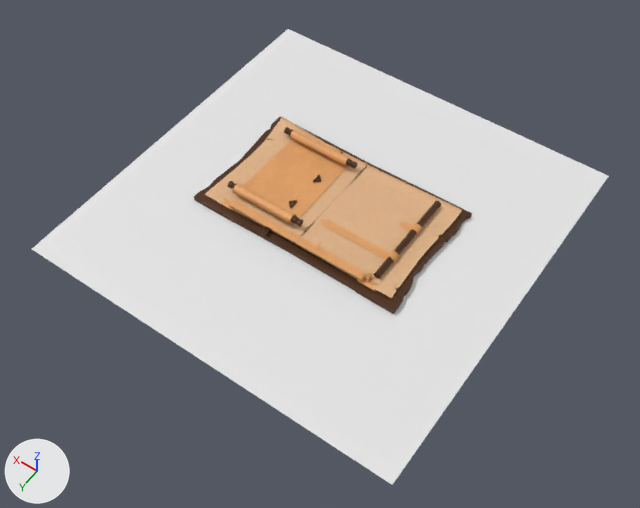
Renders of the Blender file src/img/buttons_64.blend from each side of a commit.
One viewpoint serves both versions: a camera (50 mm lens) standing at (-7.97, 11.56, 16.28) and looking at (-0.35, 0.9, -0.48). The axes (+X, +Y, +Z) are drawn at lower left. The lights are the same throughout.

The older version as bpy lines, for what is in view:
```python
ob_arrow_001 = bpy.data.objects.new('Arrow.001', me_cube_015)
ob_arrow_001.location = (0.71, 1.5, 0.24)
ob_arrow_001.scale = (0.258, 0.258, 0.258)
ob_arrow_002 = bpy.data.objects.new('Arrow.002', me_cube_016)
ob_arrow_002.location = (0.73, 0.5, 0.24)
ob_arrow_002.scale = (0.258, 0.258, 0.258)
ob_arrow_003 = bpy.data.objects.new('Arrow.003', me_cube_017)
ob_arrow_003.location = (0.73, -0.5, 0.24)
ob_arrow_003.scale = (0.258, 0.258, 0.258)
ob_catchshadow = bpy.data.objects.new('CatchShadow', me_plane_005)
ob_catchshadow.location = (0.0, 0.0, 0.0)
ob_flagstick = bpy.data.objects.new('FlagStick', me_cylinder_002)
ob_flagstick.location = (-2.11, -0.39, 0.3)
ob_flagstick.rotation_euler = (1.571, -2.834, -6.283)  # degrees (90, -162, -360)
ob_flagstick.scale = (0.794, 0.794, 1.07)
ob_paper = bpy.data.objects.new('Paper', me_plane)
ob_paper.location = (0.0, 0.0, 0.0)
ob_paper_001 = bpy.data.objects.new('Paper.001', me_plane_002)
ob_paper_001.location = (1.35, 1.05, 0.0)
ob_paper_001.rotation_euler = (0.0, 0.0, -1.571)  # degrees (0, 0, -90)
ob_paper_004 = bpy.data.objects.new('Paper.004', me_plane_006)
ob_paper_004.location = (0.0, 1.37, 0.34)
ob_paper_004.rotation_euler = (0.0, 0.0, -1.571)  # degrees (0, 0, -90)
ob_wood = bpy.data.objects.new('Wood', me_cube_014)
ob_wood.location = (0.0, 0.0, 0.09)
```
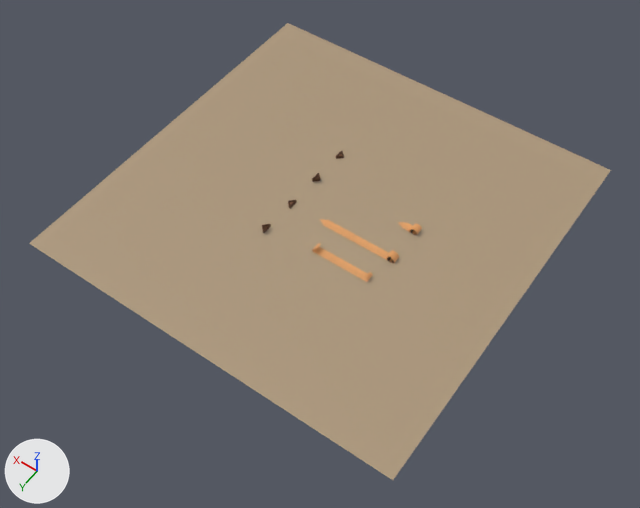
Changed parts and their boxes [x1, y1, x2, y2] in the pictures (640 x 508 px):
'CatchShadow.002', added (beige): after [29, 23, 611, 480]
'CatchShadow', hidden: before [32, 29, 608, 485]
'Paper', hidden: before [205, 117, 462, 298]
'Paper.001', hidden: before [233, 130, 351, 224]
'Wood', hidden: before [194, 117, 472, 314]
'Paper.004', hidden: before [218, 197, 379, 291]
'FlagStick', hidden: before [374, 201, 441, 279]
'Cylinder.001', hidden: before [227, 181, 303, 227]
'Cylinder', hidden: before [284, 127, 358, 169]
'Arrow.001', moved: before [263, 227, 271, 236]; after [262, 224, 271, 233]
'Arrow.003', moved: before [313, 175, 321, 183]; after [312, 173, 320, 182]
'Arrow.002', moved: before [289, 200, 297, 208]; after [288, 200, 297, 209]

The change, as a list of edits to the scene's bpy script:
```text
Add mat_material:
    mat_material = principled_material('Material')
    mat_material.base_color = (0.651, 0.468, 0.258)  # beige #d3b68b
    mat_material.alpha = 0.6
Change me_plane_005:
    where me_plane_005.from_pydata(...)  # 4 vertices, 1 face; spans x -5.0..5.0, y -5.0..5.0, z 0.0
    add me_plane_005.materials.append(mat_material)  # beige #d3b68b
Change ob_paper:
    add ob_paper.hide_set(True)  # its collection is switched off
Change ob_wood:
    add ob_wood.hide_set(True)  # its collection is switched off
Change ob_flagstick:
    add ob_flagstick.hide_set(True)  # its collection is switched off
Change ob_paper_004:
    add ob_paper_004.hide_set(True)  # its collection is switched off
Change ob_catchshadow:
    add ob_catchshadow.hide_set(True)  # its collection is switched off
Change ob_paper_001:
    add ob_paper_001.hide_set(True)  # its collection is switched off
Change ob_cylinder:
    add ob_cylinder.hide_set(True)  # its collection is switched off
Change ob_cylinder_001:
    add ob_cylinder_001.hide_set(True)  # its collection is switched off
Change ob_arrow_001:
    ob_arrow_001.location: (0.71, 1.5, 0.24) -> (0.75, 1.5, 0.3)
Change ob_arrow_002:
    ob_arrow_002.location: (0.73, 0.5, 0.24) -> (0.75, 0.5, 0.24)
Change ob_arrow_003:
    ob_arrow_003.location: (0.73, -0.5, 0.24) -> (0.75, -0.49, 0.3)
Add ob_catchshadow_002:
    ob_catchshadow_002 = bpy.data.objects.new('CatchShadow.002', me_plane_005)
    ob_catchshadow_002.location = (0.0, 0.0, 0.21)
```
